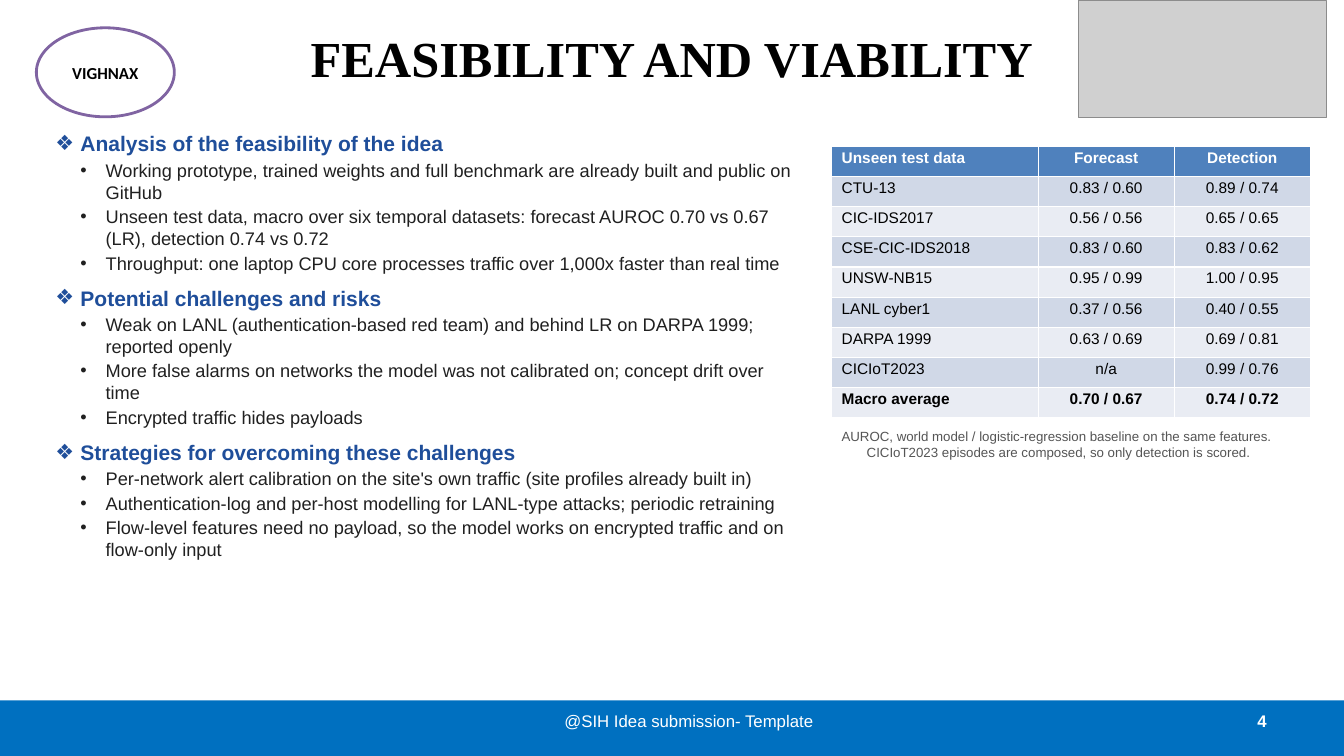
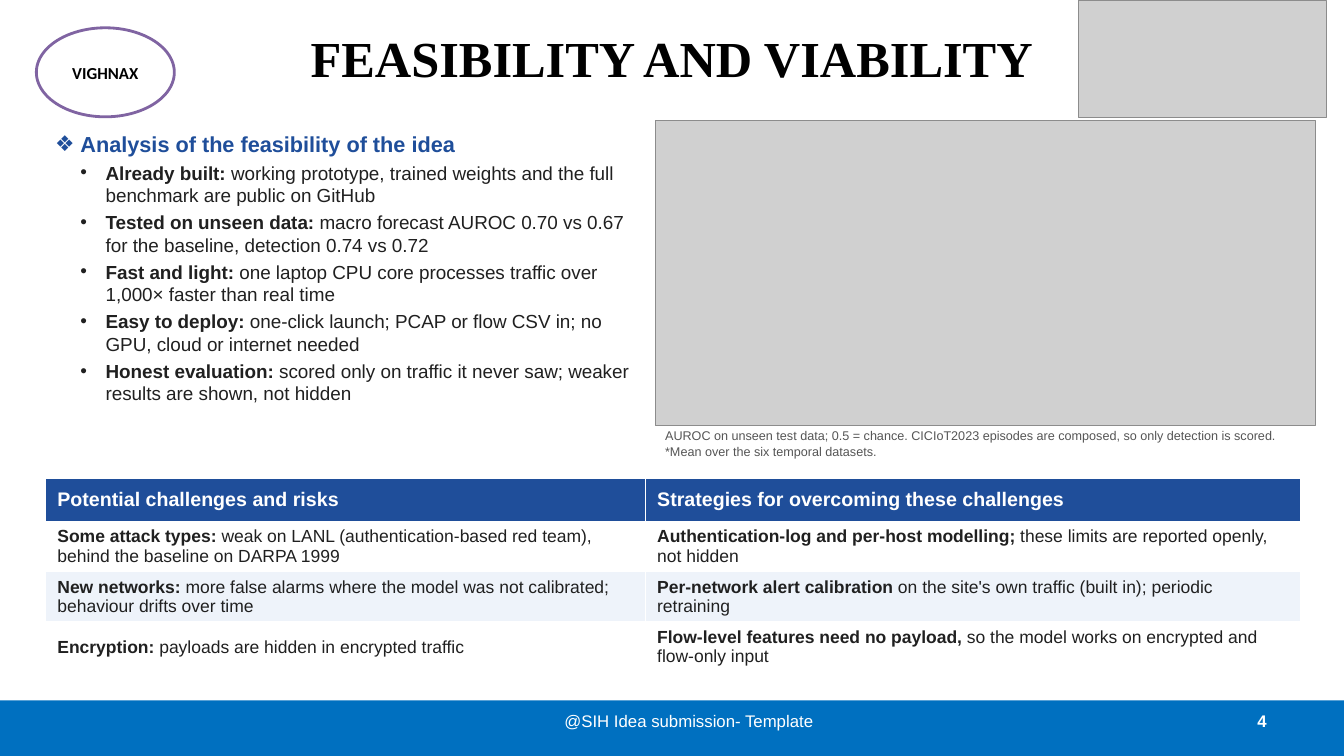
Before and after one commit to NAMAN-THAKUR-1944/SIH2026-SIH26153-VIGHNAX, a slide deck: slide 4 of docs/VIGHNAX_SIH_Idea_Presentation.pptx. Drawn at 1344x756 pixels with LibreOffice and Linux fonts; fonts in the diff are those of the drawing; grey boxes stand for pictures. Boxes give left, top, right and bottom in pixels: in the first picture for what was removed or moved away, otherwise in the second. Text is boxed around its words. In the diff, an @@ line names an element or a change of style, - is before the commit and + after.

Commit message:
Redesign the SIH idea presentation
- Idea slide: shorter points, dashboard screenshot, headline results as stat tiles
- Feasibility slide: per-dataset results chart (forecast and detection vs the baseline) and a
  challenges -> strategies table
- Impact slide: benefit cards, larger screenshot, QR code and link to the demo video
- References slide: grouped references, clickable links and QR codes for the repo and the video
- Document properties now name the team instead of the template's
- Document generator scripts are no longer part of the repository

```diff
--- a/docs/VIGHNAX_SIH_Idea_Presentation.pptx
+++ b/docs/VIGHNAX_SIH_Idea_Presentation.pptx
@@ text at <box>80,136,455,157</box>: size 15 to 15.5 pt in "Analysis of the feasibility of the idea" @@
@@ picture added at <box>655,121,1316,426</box> @@
@@ table removed at <box>832,146,1311,418</box>, 9 rows, 3 columns @@
-Unseen test data | Forecast | Detection
-CTU-13 | 0.83 / 0.60 | 0.89 / 0.74
-CIC-IDS2017 | 0.56 / 0.56 | 0.65 / 0.65
-CSE-CIC-IDS2018 | 0.83 / 0.60 | 0.83 / 0.62
-UNSW-NB15 | 0.95 / 0.99 | 1.00 / 0.95
-LANL cyber1 | 0.37 / 0.56 | 0.40 / 0.55
-DARPA 1999 | 0.63 / 0.69 | 0.69 / 0.81
-CICIoT2023 | n/a | 0.99 / 0.76
-Macro average | 0.70 / 0.67 | 0.74 / 0.72
@@ text at <box>106,166,629,403</box>: text changed; size 13 to 13.5 pt @@
-• Working prototype, trained weights and full benchmark are already built and public on GitHub
-• Unseen test data, macro over six temporal datasets: forecast AUROC 0.70 vs 0.67 (LR), detection 0.74 vs 0.72
-• Throughput: one laptop CPU core processes traffic over 1,000x faster than real time
-❖ Potential challenges and risks
-• Weak on LANL (authentication-based red team) and behind LR on DARPA 1999; reported openly
-• More false alarms on networks the model was not calibrated on; concept drift over time
-• Encrypted traffic hides payloads
-❖ Strategies for overcoming these challenges
-• Per-network alert calibration on the site's own traffic (site profiles already built in)
-• Authentication-log and per-host modelling for LANL-type attacks; periodic retraining
-• Flow-level features need no payload, so the model works on encrypted traffic and on flow-only input
+• Already built: working prototype, trained weights and the full benchmark are public on GitHub
+• Tested on unseen data: macro forecast AUROC 0.70 vs 0.67 for the baseline, detection 0.74 vs 0.72
+• Fast and light: one laptop CPU core processes traffic over 1,000× faster than real time
+• Easy to deploy: one-click launch; PCAP or flow CSV in; no GPU, cloud or internet needed
+• Honest evaluation: scored only on traffic it never saw; weaker results are shown, not hidden
@@ text at <box>665,431,1275,459</box>: text changed; size 9.5 to 9 pt @@
-AUROC, world model / logistic-regression baseline on the same features. CICIoT2023 episodes are composed, so only detection is scored.
+AUROC on unseen test data; 0.5 = chance. CICIoT2023 episodes are composed, so only detection is scored. *Mean over the six temporal datasets.
@@ table added at <box>45,479,1301,673</box>, 4 rows, 2 columns @@
+Potential challenges and risks | Strategies for overcoming these challenges
+Some attack types: weak on LANL (authentication-based red team), behind the baseline on DARPA 1999 | Authentication-log and per-host modelling; these limits are reported openly, not hidden
+New networks: more false alarms where the model was not calibrated; behaviour drifts over time | Per-network alert calibration on the site's own traffic (built in); periodic retraining
+Encryption: payloads are hidden in encrypted traffic | Flow-level features need no payload, so the model works on encrypted and flow-only input
```
Also in this commit, not shown: 4 other slides changed, 4 other files.
